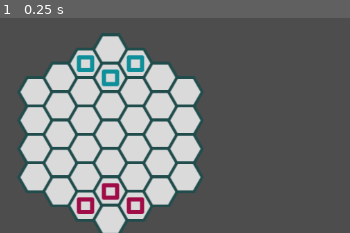
Above: before the commit, frame 1.
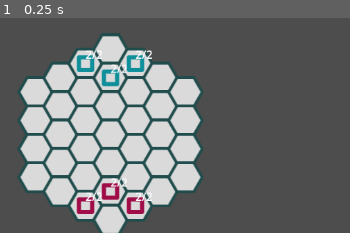
Above: after the commit, the same moment.

Repository: dokumor8/cursed_football
Game: Godot game, scene res://scenes/game/game_scene.tscn
Two runs of this game, one before a commit and one after it. Both use one fixed random seed, a clock stepped at 60 frames per second and the inputs below. The project has no main scene, so this scene is started directly.
Inputs:
- Up to frame 1 (0.25 s): no input
The pictures show only the part of the screen within x 0-50%, y 13-63%; the shares and areas given below are measured in that part.

The runs differ from the first frame. In frame 1, 0.5% of the frame differs, in the area x 24-44%, y 14-86%.

Commit message:
Add attack

Diff:
--- a/scripts/game/game_scene.gd
+++ b/scripts/game/game_scene.gd
@@ -22,6 +22,10 @@
 
 # Turn tracking
 var current_player: int = 1  # 1 = Red player (bottom), 2 = Blue player (top)
+
+# Revive tracking
+var red_revive_count: int = 0
+var blue_revive_count: int = 0
 
 # UI elements
 @onready var turn_indicator: Label = $UILayer/MainUIContainer/TopBar/TurnIndicator
@@ -79,34 +83,53 @@
 func select_tile(coords: Vector2i) -> void:
     selected_tile = coords
 
-    # Check if clicking on a unit
-    for unit: Unit in get_tree().get_nodes_in_group("units"):
-        if unit.grid_position == coords:
-            # Only allow selecting units belonging to current player
-            if unit.conflict_side == current_player:
-                select_unit(unit)
-            else:
-                print("Cannot select opponent's unit during your turn")
-            return
-
-    # If we have a selected unit, try to move it
+    # If we have a selected unit
     if selected_unit:
         var unit_coords = selected_unit.grid_position
-        print("Unit from", unit_coords)
-        print("walks to", coords)
-        var reachable = get_reachable_tiles(unit_coords, selected_unit.movement_left)
-        if reachable.has(coords):
-            move_unit(selected_unit, coords)
+
+        # First check if clicking on an enemy unit for attack
+        var enemy_unit_at_tile: Unit = null
+        for unit: Unit in get_tree().get_nodes_in_group("units"):
+            if unit.grid_position == coords and unit.conflict_side != current_player:
+                enemy_unit_at_tile = unit
+                break
+
+        if enemy_unit_at_tile and _are_tiles_adjacent(unit_coords, coords):
+            # Attack the enemy unit
+            print("Attacking enemy unit at", coords)
+            selected_unit.attack(enemy_unit_at_tile)
             clear_selection()
             clear_walkable_highlight()
-            # Note: Turn no longer switches automatically after moving
-            # Player must click "End Turn" button to end their turn
+            # Check if enemy unit died
+            if enemy_unit_at_tile.is_dead():
+                _handle_unit_death(enemy_unit_at_tile)
         else:
-            # Clicked on a tile that's not reachable - clear selection
-            print("Tile not reachable")
-            clear_selection()
-            clear_walkable_highlight()
-    else:
+            # Try to move the unit
+            print("Unit from", unit_coords)
+            print("walks to", coords)
+            var reachable = get_reachable_tiles(unit_coords, selected_unit.movement_left)
+            if reachable.has(coords):
+                move_unit(selected_unit, coords)
+                clear_selection()
+                clear_walkable_highlight()
+                # Note: Turn no longer switches automatically after moving
+                # Player must click "End Turn" button to end their turn
+            else:
+                # Clicked on a tile that's not reachable - clear selection
+                print("Tile not reachable")
+                clear_selection()
+                clear_walkable_highlight()
+    else:
+        # No unit selected - check if clicking on a unit to select it
+        for unit: Unit in get_tree().get_nodes_in_group("units"):
+            if unit.grid_position == coords:
+                # Only allow selecting units belonging to current player
+                if unit.conflict_side == current_player:
+                    select_unit(unit)
+                else:
+                    print("Cannot select opponent's unit during your turn")
+                return
+
         # Clicked on empty tile with no unit selected - clear any existing selection
         clear_selection()
         clear_walkable_highlight()
@@ -124,6 +147,9 @@
     var reachable = get_reachable_tiles(starting_coord, unit.movement_left)
     for tile in reachable:
         highlight_layer.set_cell(tile, 0, Vector2i(0, 0))
+
+    # Also highlight attackable enemy units
+    _highlight_attackable_enemies(unit)
 
 
 func select_unit(unit: Unit) -> void:
@@ -218,10 +244,34 @@
 
 
 func _reset_player_unit_movements() -> void:
-    # Reset movement_left for all units belonging to current player
+    # Reset movement and attack status for all units belonging to current player
     for unit: Unit in get_tree().get_nodes_in_group("units"):
         if unit.conflict_side == current_player:
-            unit.reset_movement()
+            unit.reset_turn()
+
+
+func _are_tiles_adjacent(tile1: Vector2i, tile2: Vector2i) -> bool:
+    # Check if two tiles are adjacent (neighbors) on the hex grid
+    var neighbors = terrain_layer.get_surrounding_cells(tile1)
+    return neighbors.has(tile2)
+
+
+func _highlight_attackable_enemies(attacking_unit: Unit) -> void:
+    # Highlight enemy units that can be attacked by the selected unit
+    var attacker_coords = attacking_unit.grid_position
+
+    # Get all adjacent tiles
+    var adjacent_tiles = terrain_layer.get_surrounding_cells(attacker_coords)
+
+    for tile in adjacent_tiles:
+        # Check if tile contains an enemy unit
+        for unit: Unit in get_tree().get_nodes_in_group("units"):
+            if unit.grid_position == tile and unit.conflict_side != current_player:
+                # This is an attackable enemy unit
+                # Use a different tile atlas coordinate for attack highlights
+                # For now, use the same highlight but we could use Vector2i(1, 0) if we had multiple tiles
+                highlight_layer.set_cell(tile, 0, Vector2i(0, 0))
+                break
 
 
 func _update_turn_indicator() -> void:
@@ -240,11 +290,36 @@
     relic_status.text = "Relic: Not Active"
 
 
+func _handle_unit_death(unit: Unit) -> void:
+    # Remove unit from the board
+    print("Unit died at", unit.grid_position)
+
+    # Free the obstacle
+    obstacles[unit.grid_position] = false
+
+    # Remove the unit node from the scene
+    unit.queue_free()
+
+    # Increment revive count for the player who lost the unit
+    if unit.conflict_side == 1:
+        blue_revive_count += 1  # Blue player killed a red unit
+        print("Blue player gets a revive token. Total:", blue_revive_count)
+    else:
+        red_revive_count += 1  # Red player killed a blue unit
+        print("Red player gets a revive token. Total:", red_revive_count)
+
+    # Update revive UI
+    _update_revive_ui()
+
+
 func _update_revive_ui() -> void:
-    # Placeholder for revive UI updates
-    # This will be implemented when revive mechanics are added
-    revive_button.disabled = true
-    revive_count.text = "Revives: 0"
+    # Update revive UI based on current player
+    if current_player == 1:
+        revive_count.text = "Revives: " + str(red_revive_count)
+        revive_button.disabled = (red_revive_count <= 0)
+    else:
+        revive_count.text = "Revives: " + str(blue_revive_count)
+        revive_button.disabled = (blue_revive_count <= 0)
 
 
 func _on_end_turn_button_pressed() -> void:
--- a/scripts/game/unit.gd
+++ b/scripts/game/unit.gd
@@ -5,7 +5,14 @@
 @export var speed: int = 2
 var movement_left: int = 2  # How much movement this unit has left this turn
 
+# Combat stats
+@export var max_hp: int = 2
+var current_hp: int = 2
+@export var attack_power: int = 1  # Damage dealt per attack
+var has_attacked_this_turn: bool = false
+
 @onready var sprite: Sprite2D = $Sprite2D
+@onready var hp_label: Label
 
 # Called when the node enters the scene tree for the first time.
 func _ready() -> void:
@@ -16,7 +23,59 @@
         sprite.texture = preload("res://assets/images/objects/unit_blue.png")
     # Initialize movement for first turn
     movement_left = speed
+    # Initialize HP
+    current_hp = max_hp
 
-# Reset movement at start of player's turn
-func reset_movement() -> void:
+    # Create HP label
+    _create_hp_label()
+    _update_hp_label()
+
+# Reset movement and attack status at start of player's turn
+func reset_turn() -> void:
     movement_left = speed
+    has_attacked_this_turn = false
+
+# Take damage from an attack
+func take_damage(damage: int) -> void:
+    current_hp -= damage
+    if current_hp < 0:
+        current_hp = 0
+    print("Unit took ", damage, " damage. HP: ", current_hp, "/", max_hp)
+    # Update HP label
+    _update_hp_label()
+
+# Check if unit is dead
+func is_dead() -> bool:
+    return current_hp <= 0
+
+# Attack another unit
+func attack(target: Unit) -> void:
+    if not has_attacked_this_turn:
+        target.take_damage(attack_power)
+        has_attacked_this_turn = true
+        # After attacking, movement left drops to zero
+        movement_left = 0
+        print("Unit attacked. Can't move anymore this turn.")
+
+
+func _create_hp_label() -> void:
+    # Create a label to show HP above the unit
+    hp_label = Label.new()
+    hp_label.name = "HPLabel"
+    hp_label.horizontal_alignment = HORIZONTAL_ALIGNMENT_CENTER
+    hp_label.vertical_alignment = VERTICAL_ALIGNMENT_CENTER
+    hp_label.position = Vector2(0, -25)  # Position above the unit
+    hp_label.add_theme_font_size_override("font_size", 16)
+    hp_label.add_theme_color_override("font_color", Color.WHITE)
+    add_child(hp_label)
+
+
+func _update_hp_label() -> void:
+    # Update the HP label text
+    if hp_label:
+        hp_label.text = str(current_hp) + "/" + str(max_hp)
+        # Change color based on HP
+        if current_hp <= max_hp / 2:
+            hp_label.add_theme_color_override("font_color", Color.YELLOW)
+        if current_hp <= 1:
+            hp_label.add_theme_color_override("font_color", Color.RED)
